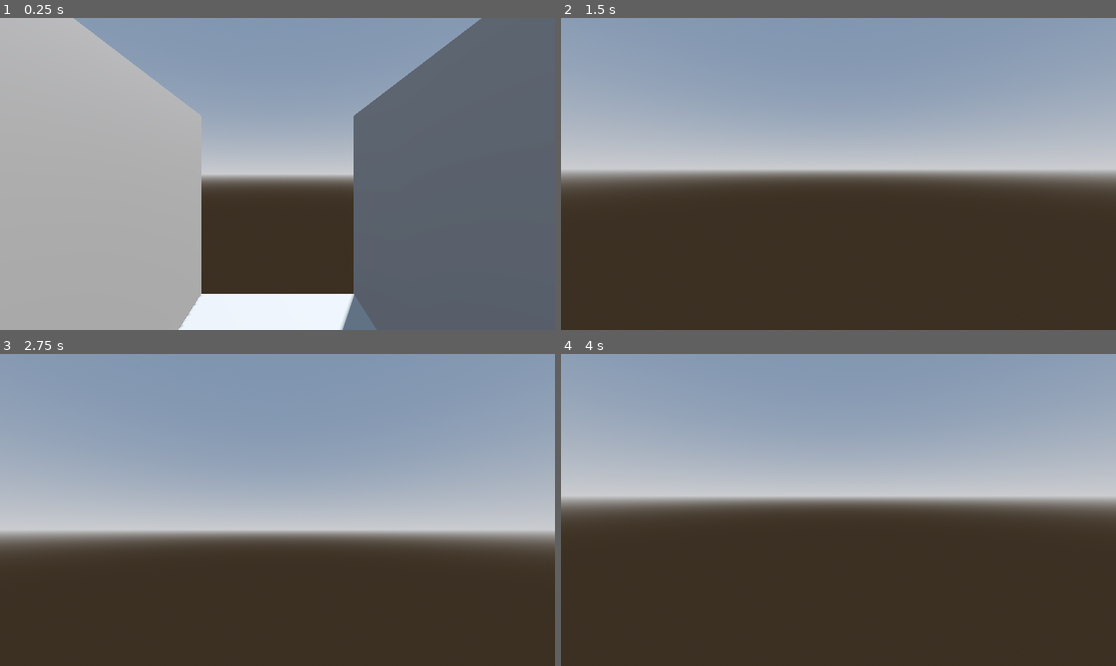
Above: before the commit, frames 1-4 (two rows, left to right).
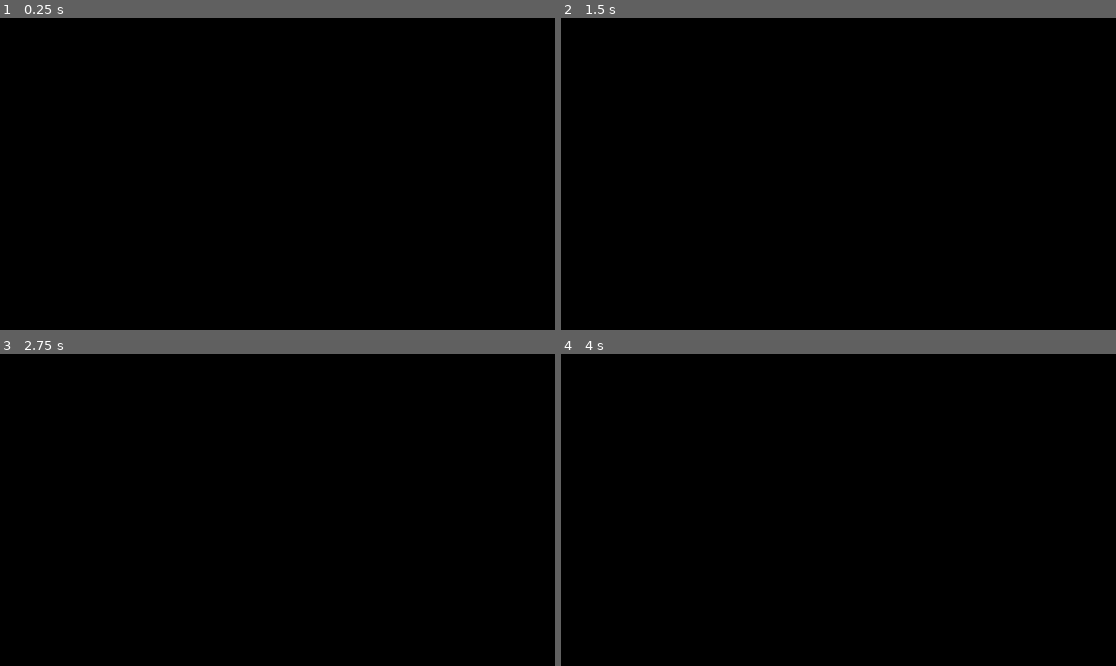
Above: after the commit, the same moments.

Repository: sigifredo/procedural-godot-01
Game: Godot game, scene res://main.tscn
Same seed, same stepped clock (60 frames per second), same inputs: the game is played once before the commit and once after it.
Inputs (mouse positions are in pixels of both pictures, inside the frame that each line leads up to):
- Up to frame 1 (0.25 s): no input
- Up to frame 2 (1.5 s): move the mouse to (866, 174) at 0.52 s; press the mouse at (866, 174) at 0.53 s; hold W (move_forward) from 0.53 s (still down); tap Space (jump) at 0.77 s; move the mouse to (810, 174) at 1.27 s; release the mouse at (810, 174) at 1.28 s; tap Shift (run) at 1.35 s
- Up to frame 3 (2.75 s): keep holding W (move_forward); tap Space (jump) at 1.52 s; tap Enter at 2 s; move the mouse to (288, 503) at 2.02 s; press the mouse at (288, 503) at 2.03 s
- Up to frame 4 (4 s): keep holding W (move_forward); tap Space (jump) at 2.75, 3.02, 3.77 s; move the mouse to (832, 516) at 2.77 s; release the mouse at (832, 516) at 2.78 s; tap Shift (run) at 2.85 s; tap Enter at 3.5 s; move the mouse to (877, 513) at 3.52 s; press the mouse at (877, 513) at 3.53 s

The runs differ from the first frame. In frame 1, 100% of the frame differs, in the area x 0-100%, y 0-100%; in frame 2, 100%; in frame 3, 100%; in frame 4, 100%.

Commit message:
Se agrega room.

Diff:
--- a/main.gd
+++ b/main.gd
@@ -1,4 +1,5 @@
 extends Node3D
+class_name Main
 
 var width:int = 64;
 var height:int = 64;
@@ -13,25 +14,18 @@
 
 
 func _ready() -> void:
-	_draw_layout(_get_start_room_rect())
-
-
-func _draw_layout(roomCandidateRect:Rect2i) -> void:
-	var hallway = hallway_scene.instantiate()
-	# hallway.translate(Vector3(roomCandidateRect.position.x, 0, roomCandidateRect.position.y))
-
-	add_child(hallway)
+	add_child(hallway_scene.instantiate())
 
 
 func _get_start_room_rect() -> Rect2i:
 	var roomWidth:int = randi_range(roomWidthMin, roomWidthMax)
-	var availableWidthX:int = (width / 2) - roomWidth
+	var availableWidthX:int = int(width / 2.0) - roomWidth
 	var randomX:int = randi_range(0, availableWidthX)
-	var roomX = randomX + (width / 4)
+	var roomX = randomX + int(width / 4.0)
 
 	var roomLength:int = randi_range(roomLengthMin, roomLengthMax)
-	var availableLengthY:int = (height / 2) - roomLength
+	var availableLengthY:int = int(height / 2.0) - roomLength
 	var randomY:int = randi_range(0, availableLengthY)
-	var roomY = randomY + (height / 4)
+	var roomY = randomY + int(height / 4.0)
 
 	return Rect2i(roomX, roomY, roomWidth, roomLength)
--- a/main.tscn
+++ b/main.tscn
@@ -3,28 +3,26 @@
 [ext_resource type="Script" uid="uid://cdb1dqo0qfemh" path="res://main.gd" id="1_0xm2m"]
 [ext_resource type="PackedScene" uid="uid://dpq62o73hs7qp" path="res://objetos/player.tscn" id="1_ig7tw"]
 
-[sub_resource type="ProceduralSkyMaterial" id="ProceduralSkyMaterial_ig7tw"]
+[sub_resource type="ProceduralSkyMaterial" id="ProceduralSkyMaterial_0xm2m"]
 sky_horizon_color = Color(0.662243, 0.671743, 0.686743, 1)
 ground_horizon_color = Color(0.662243, 0.671743, 0.686743, 1)
 
-[sub_resource type="Sky" id="Sky_0xm2m"]
-sky_material = SubResource("ProceduralSkyMaterial_ig7tw")
+[sub_resource type="Sky" id="Sky_h2yge"]
+sky_material = SubResource("ProceduralSkyMaterial_0xm2m")
 
-[sub_resource type="Environment" id="Environment_h2yge"]
-background_mode = 2
-sky = SubResource("Sky_0xm2m")
+[sub_resource type="Environment" id="Environment_1bvp3"]
+background_mode = 1
+sky = SubResource("Sky_h2yge")
 tonemap_mode = 2
 glow_enabled = true
+volumetric_fog_enabled = true
+volumetric_fog_density = 0.25
 
 [node name="main" type="Node3D"]
 script = ExtResource("1_0xm2m")
 
-[node name="Sun" type="DirectionalLight3D" parent="."]
-transform = Transform3D(-0.866023, -0.433016, 0.250001, 0, 0.499998, 0.866027, -0.500003, 0.749999, -0.43301, 0, 0, 0)
-shadow_enabled = true
-
 [node name="WorldEnvironment" type="WorldEnvironment" parent="."]
-environment = SubResource("Environment_h2yge")
+environment = SubResource("Environment_1bvp3")
 
 [node name="Player" parent="." instance=ExtResource("1_ig7tw")]
 transform = Transform3D(1, 0, 0, 0, 1, 0, 0, 0, 1, 0, 1.94106, 0)
--- a/objetos/Hallway.tscn
+++ b/objetos/Hallway.tscn
@@ -1,4 +1,23 @@
-[gd_scene format=3 uid="uid://cl7gycrugvr2w"]
+[gd_scene load_steps=6 format=3 uid="uid://cl7gycrugvr2w"]
+
+[sub_resource type="StandardMaterial3D" id="StandardMaterial3D_a1387"]
+albedo_color = Color(0.960784, 0.854902, 0.537255, 1)
+
+[sub_resource type="StandardMaterial3D" id="StandardMaterial3D_r3uf8"]
+albedo_color = Color(0.92549, 0.831373, 0.521569, 1)
+
+[sub_resource type="StandardMaterial3D" id="StandardMaterial3D_2efj8"]
+albedo_color = Color(0.92549, 0.831373, 0.521569, 1)
+
+[sub_resource type="StandardMaterial3D" id="StandardMaterial3D_n1hnj"]
+emission_enabled = true
+emission = Color(1, 1, 1, 1)
+emission_energy_multiplier = 2.0
+
+[sub_resource type="SphereMesh" id="SphereMesh_n1hnj"]
+material = SubResource("StandardMaterial3D_n1hnj")
+radius = 0.1
+height = 0.2
 
 [node name="Hallway" type="Node3D"]
 
@@ -8,6 +27,7 @@
 collision_layer = 2
 collision_mask = 0
 size = Vector3(3, 0.5, 8)
+material = SubResource("StandardMaterial3D_a1387")
 
 [node name="wall-01" type="CSGBox3D" parent="."]
 transform = Transform3D(1, 0, 0, 0, 1, 0, 0, 0, 1, -1.75, 1.5, 0)
@@ -15,6 +35,7 @@
 collision_layer = 2
 collision_mask = 0
 size = Vector3(0.5, 4, 8)
+material = SubResource("StandardMaterial3D_r3uf8")
 
 [node name="wall-02" type="CSGBox3D" parent="."]
 transform = Transform3D(1, 0, 0, 0, 1, 0, 0, 0, 1, 1.75, 1.5, 0)
@@ -22,3 +43,13 @@
 collision_layer = 2
 collision_mask = 0
 size = Vector3(0.5, 4, 8)
+material = SubResource("StandardMaterial3D_2efj8")
+
+[node name="light" type="SpotLight3D" parent="."]
+transform = Transform3D(1, 0, 0, 0, -4.37114e-08, 1, 0, -1, -4.37114e-08, 0, 4, 0)
+spot_range = 5.5
+spot_angle = 30.0
+
+[node name="bulb" type="MeshInstance3D" parent="."]
+transform = Transform3D(1, 0, 0, 0, 1, 0, 0, 0, 1, 0, 4, 0)
+mesh = SubResource("SphereMesh_n1hnj")
--- /dev/null
+++ b/objetos/Room.tscn
@@ -0,0 +1,31 @@
+[gd_scene load_steps=4 format=3 uid="uid://c88cip8vgqj10"]
+
+[sub_resource type="StandardMaterial3D" id="StandardMaterial3D_jesv3"]
+albedo_color = Color(0.960784, 0.854902, 0.537255, 1)
+
+[sub_resource type="StandardMaterial3D" id="StandardMaterial3D_kudwm"]
+emission_enabled = true
+emission = Color(1, 1, 1, 1)
+emission_energy_multiplier = 2.0
+
+[sub_resource type="SphereMesh" id="SphereMesh_kudwm"]
+material = SubResource("StandardMaterial3D_kudwm")
+radius = 0.1
+height = 0.2
+
+[node name="Room" type="Node3D"]
+
+[node name="floor" type="CSGBox3D" parent="."]
+transform = Transform3D(1, 0, 0, 0, 1, 0, 0, 0, 1, 0, -0.5, 0)
+use_collision = true
+collision_layer = 2
+size = Vector3(10, 0.5, 10)
+material = SubResource("StandardMaterial3D_jesv3")
+
+[node name="light" type="SpotLight3D" parent="."]
+transform = Transform3D(1, 0, 0, 0, -4.37114e-08, 1, 0, -1, -4.37114e-08, 0, 4, 0)
+spot_range = 6.5
+
+[node name="bulb" type="MeshInstance3D" parent="."]
+transform = Transform3D(1, 0, 0, 0, 1, 0, 0, 0, 1, 0, 4, 0)
+mesh = SubResource("SphereMesh_kudwm")
